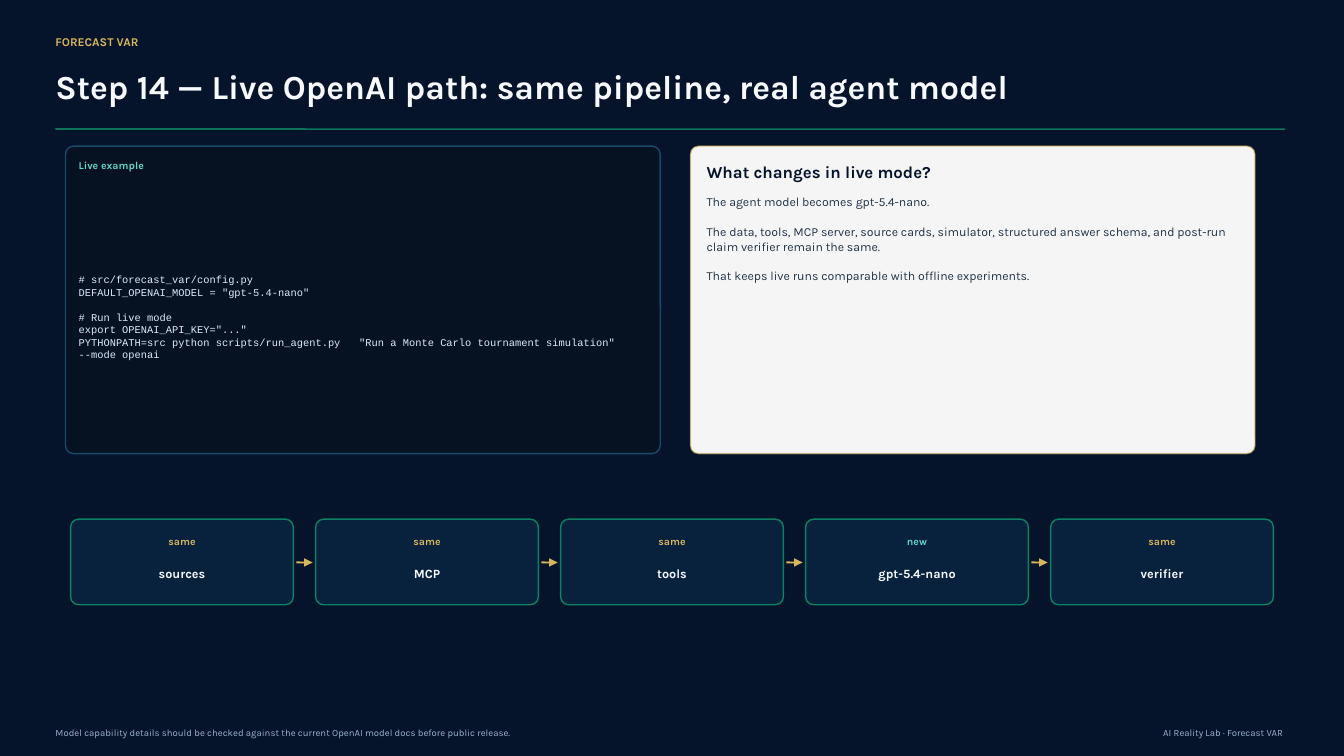
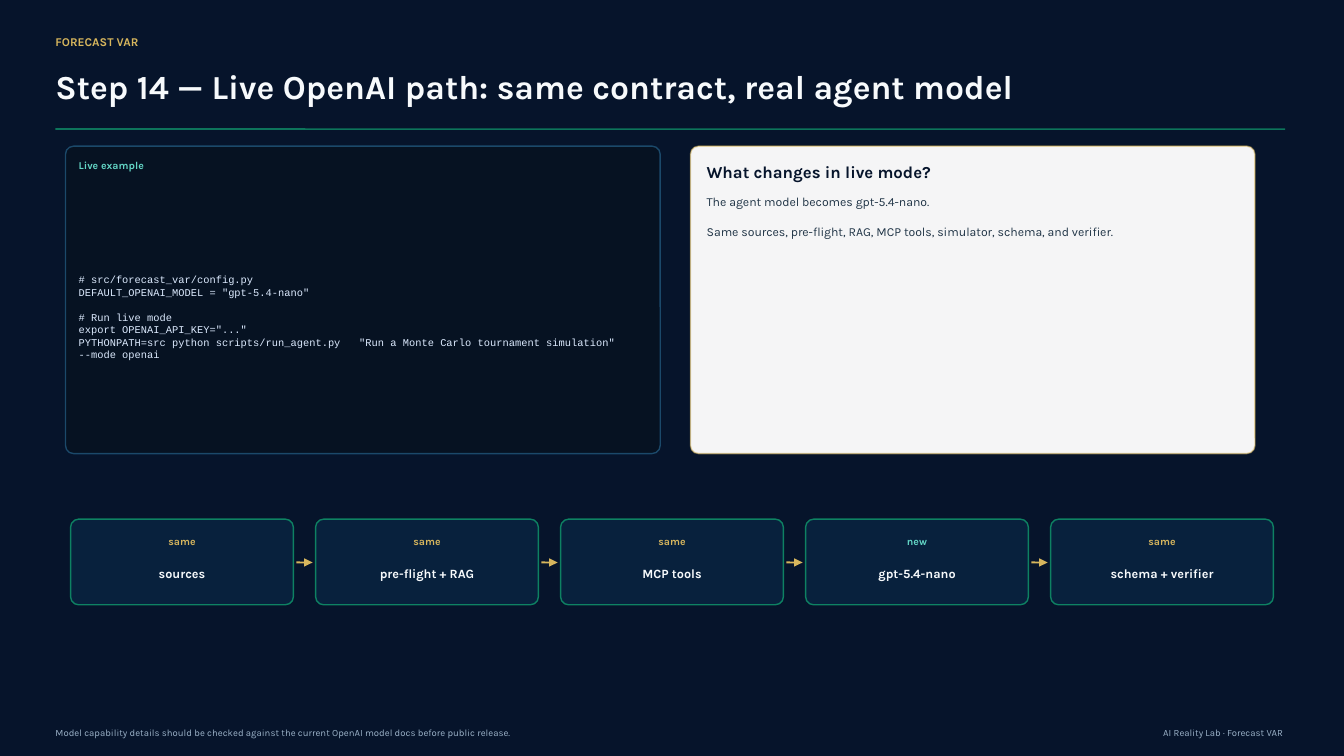
Before and after one commit to monaj07/ai-reality-lab, a slide deck: slide 22 of wc26-forecast-var-agent-episode2/deliverables/new_version/forecast_var_agent_engineering_deck.pptx. Drawn at 1344x756 pixels with LibreOffice and Linux fonts; fonts in the diff are those of the drawing. Boxes give left, top, right and bottom in pixels: in the first picture for what was removed or moved away, otherwise in the second. Text is boxed around its words. In the diff, an @@ line names an element or a change of style, - is before the commit and + after.

```diff
--- a/wc26-forecast-var-agent-episode2/deliverables/new_version/forecast_var_agent_engineering_deck.pptx
+++ b/wc26-forecast-var-agent-episode2/deliverables/new_version/forecast_var_agent_engineering_deck.pptx
@@ text at [55, 75, 1013, 107]: text changed @@
-Step 14 — Live OpenAI path: same pipeline, real agent model
+Step 14 — Live OpenAI path: same contract, real agent model
@@ text at [707, 227, 1113, 239]: text changed @@
-The data, tools, MCP server, source cards, simulator, structured answer schema, and post-run claim verifier remain the same.
-That keeps live runs comparable with offline experiments.
+Same sources, pre-flight, RAG, MCP tools, simulator, schema, and verifier.
@@ text at [380, 569, 475, 581]: text changed @@
-MCP
+pre-flight + RAG
@@ text at [642, 569, 702, 578]: text changed @@
-tools
+MCP tools
@@ text at [1111, 569, 1214, 578]: text changed @@
-verifier
+schema + verifier
```
Also in this commit, not shown: 12 other slides changed.
